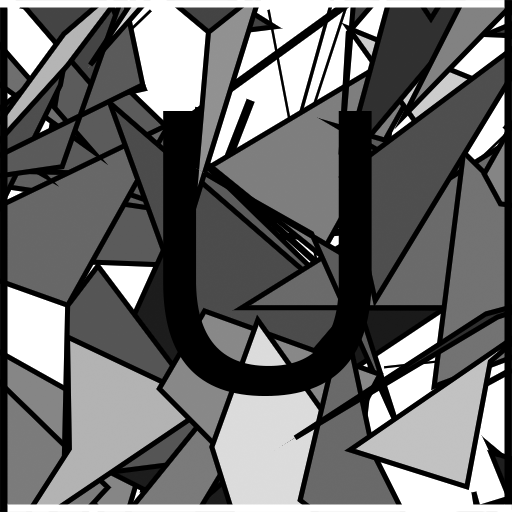
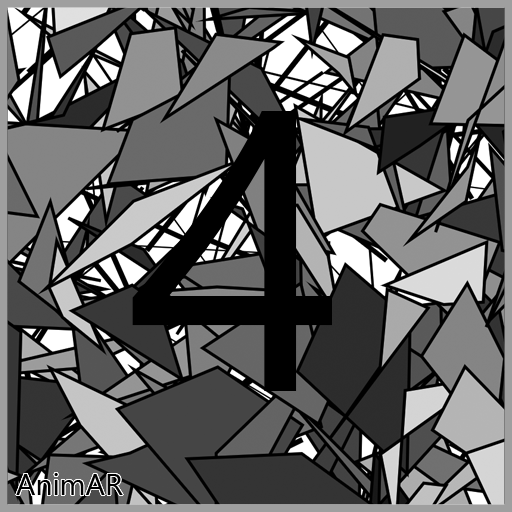
Layered file, before and after one edit (512×512). Changes by layer:
added layer "Layer 7" above "Layer 2" over [left=15, top=471, right=124, bottom=497]
painted on "Layer 2" over [left=0, top=0, right=512, bottom=512]
renamed "U" to "4", painted on it over [left=132, top=111, right=372, bottom=396]
added layer "Layer 6" above "Layer 5" over [left=0, top=0, right=512, bottom=512]
